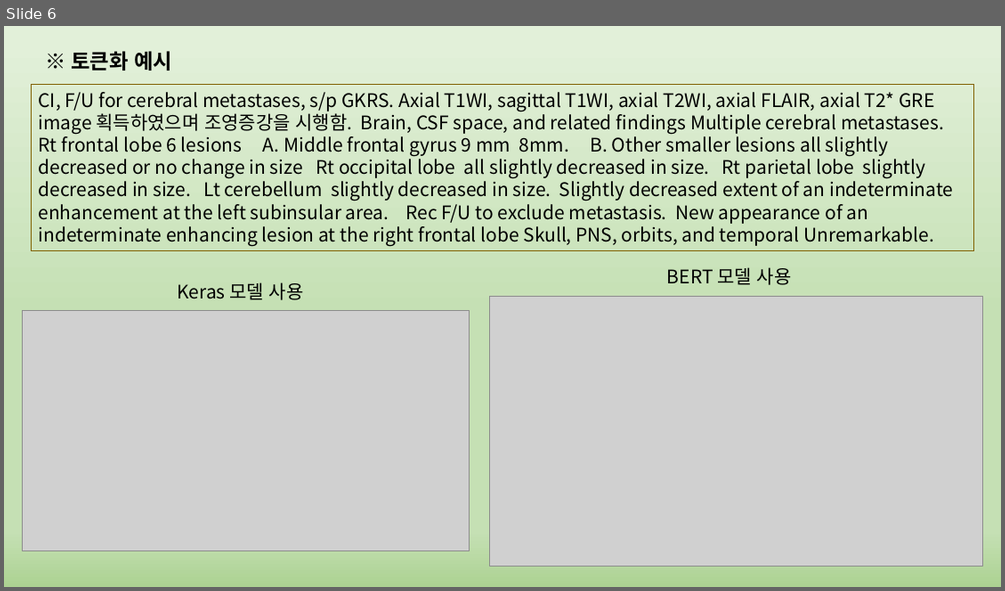
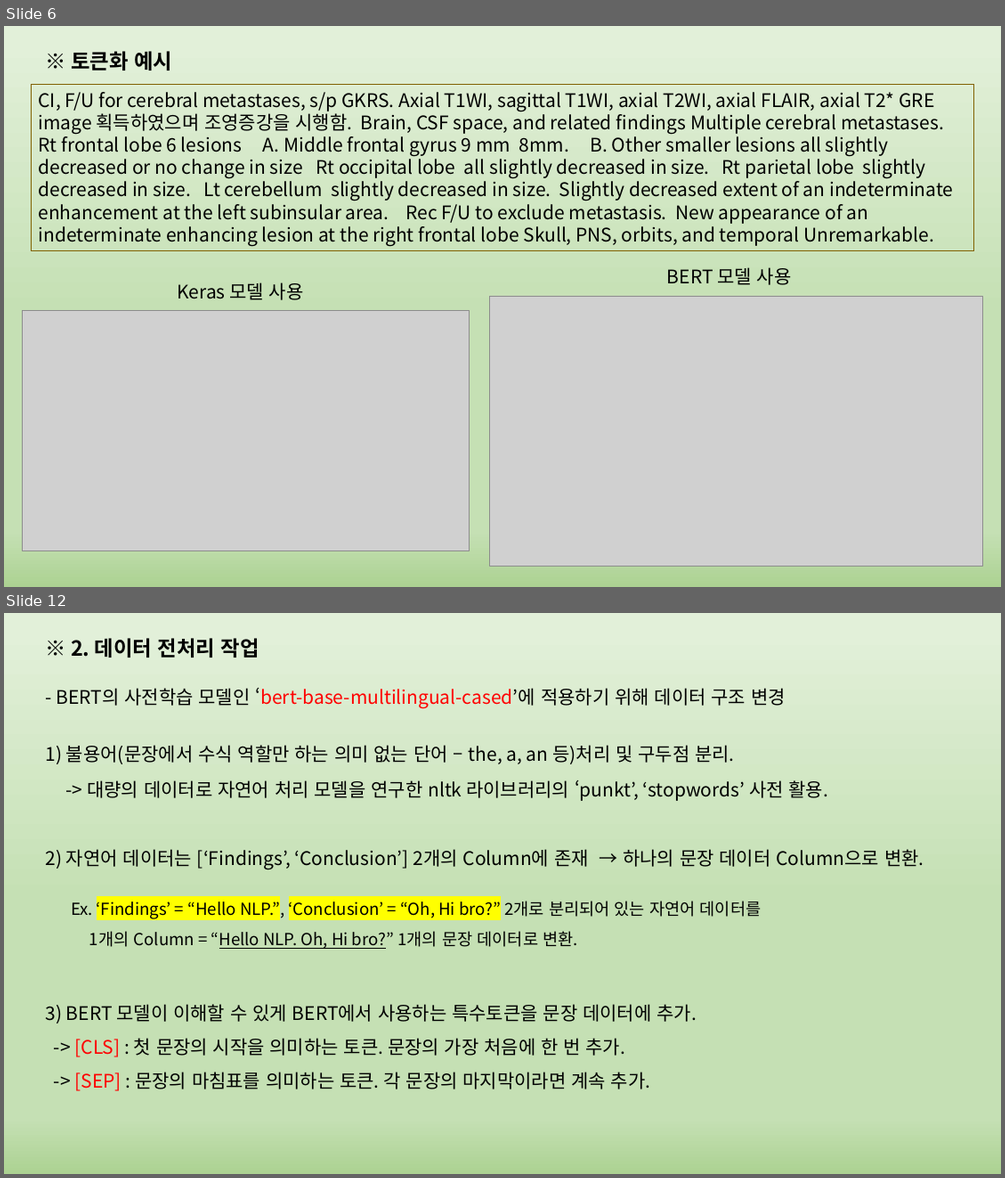
Before and after one commit to phantom0119/K-ium, a slide deck: 정리.pptx. Shown one above the other, each under a label of ours: slide 6 before the commit, slides 6 and 12 after it; the slides between them are not shown. The pictures are 1005x591 and 1005x1178 pixels, drawn with LibreOffice and Linux fonts; fonts in the diff are those of the drawing; grey boxes stand for pictures. Boxes give left, top, right and bottom in pixels: in the first picture for what was removed or moved away, otherwise in the second. Text is boxed around its words. In the diff, an @@ line names an element or a change of style, - is before the commit and + after.

Commit message:
2차 종료 후 업데이트 (ppt 정리)

```diff
--- a/정리.pptx
+++ b/정리.pptx
@@ slide 12 added at bbox=[4, 613, 1001, 1174], background gradient #E2F0D9 to #C5E0B4 to #ACD292 @@
@@ text added at bbox=[71, 638, 259, 657], 20 pt, text #000000, bold @@
+※ 2. 데이터 전처리 작업
@@ text added at bbox=[57, 688, 785, 708], 18 pt, text #000000 @@
+- BERT의 사전학습 모델인 ‘bert-base-multilingual-cased’에 적용하기 위해 데이터 구조 변경
@@ text added at bbox=[46, 745, 735, 764], 18 pt, text #000000 @@
+1) 불용어(문장에서 수식 역할만 하는 의미 없는 단어 – the, a, an 등)처리 및 구두점 분리.
@@ text added at bbox=[87, 780, 828, 801], 18 pt, text #000000 @@
+-> 대량의 데이터로 자연어 처리 모델을 연구한 nltk 라이브러리의 ‘punkt’, ‘stopwords’ 사전 활용.
@@ text added at bbox=[46, 849, 923, 869], 18 pt, text #000000 @@
+2) 자연어 데이터는 [‘Findings’, ‘Conclusion’] 2개의 Column에 존재 → 하나의 문장 데이터 Column으로 변환.
@@ text added at bbox=[71, 898, 761, 949], 16 pt, text #000000 @@
+Ex. ‘Findings’ = “Hello NLP.”, ‘Conclusion’ = “Oh, Hi bro?” 2개로 분리되어 있는 자연어 데이터를
+1개의 Column = “Hello NLP. Oh, Hi bro?” 1개의 문장 데이터로 변환.
@@ text added at bbox=[46, 1004, 696, 1091], 18 pt, text #000000 @@
+3) BERT 모델이 이해할 수 있게 BERT에서 사용하는 특수토큰을 문장 데이터에 추가.
+-> [CLS] : 첫 문장의 시작을 의미하는 토큰. 문장의 가장 처음에 한 번 추가.
+-> [SEP] : 문장의 마침표를 의미하는 토큰. 각 문장의 마지막이라면 계속 추가.
```
Also in this commit, not shown: 12 other slides added, 7 other files.
